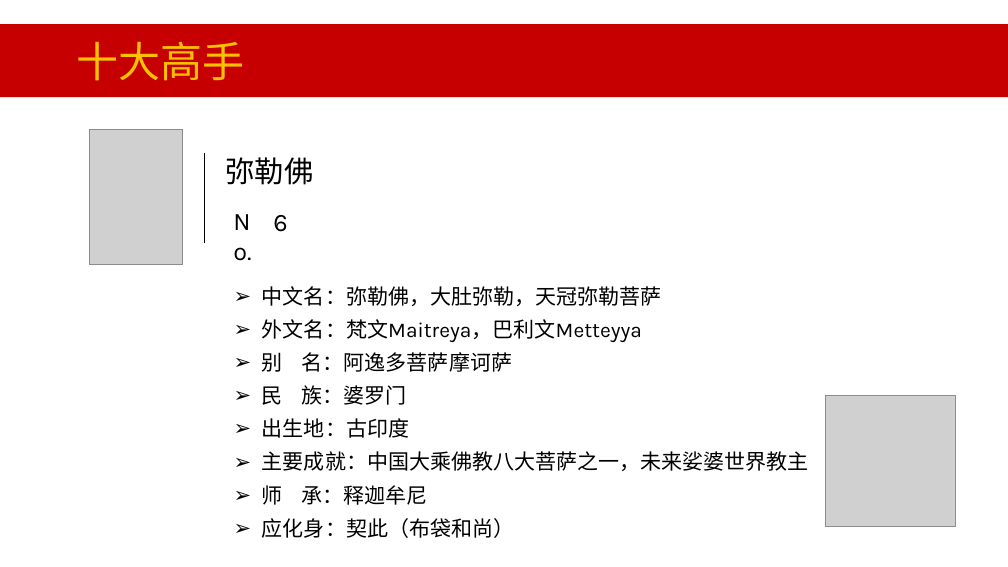
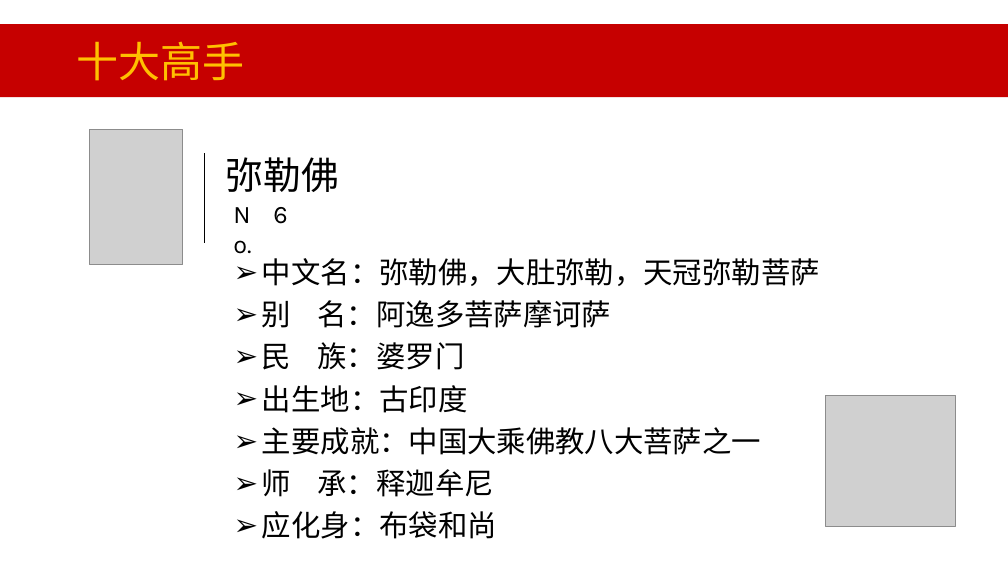
Before and after one commit to onhalfway/weijiacheng, a slide deck: slide 6 of grade7/wjch/20191130-西游记名片.pptx. Drawn at 1008x567 pixels with LibreOffice and Linux fonts; fonts in the diff are those of the drawing; grey boxes stand for pictures; background and template pictures are left out. Boxes give left, top, right and bottom in pixels: in the first picture for what was removed or moved away, otherwise in the second. Text is boxed around its words. In the diff, an @@ line names an element or a change of style, - is before the commit and + after.

```diff
--- a/grade7/wjch/20191130-西游记名片.pptx
+++ b/grade7/wjch/20191130-西游记名片.pptx
@@ text "弥勒佛" at (226, 157, 339, 192): size 28 to 36 pt @@
@@ text "No.": place and size @@
-text "No." at (226, 202, 271, 240)
+text "No." at (226, 194, 271, 232)
@@ text "6": place and size @@
-text "6" at (273, 215, 287, 232)
+text "6" at (273, 207, 287, 224)
@@ text "中文名：弥勒佛，大肚弥勒，天冠弥勒菩萨": place and size @@
-text "中文名：弥勒佛，大肚弥勒，天冠弥勒菩萨" at (262, 286, 809, 538)
+text "中文名：弥勒佛，大肚弥勒，天冠弥勒菩萨" at (262, 258, 820, 539)
@@ text at (262, 258, 820, 497): size 20 to 28 pt in "中文名：弥勒佛，大肚弥勒，天冠弥勒菩萨", "别 名：阿逸多菩萨摩诃萨", "民 族：婆罗门", "出生地：古印度" and 1 more places @@
@@ text at (262, 319, 642, 342): paragraph removed @@
-➢ 外文名：梵文Maitreya，巴利文Metteyya
@@ text at (262, 427, 761, 455): text changed; size 20 to 28 pt @@
-➢ 主要成就：中国大乘佛教八大菩萨之一，未来娑婆世界教主
+➢ 主要成就：中国大乘佛教八大菩萨之一
@@ text at (262, 511, 497, 539): text changed; size 20 to 28 pt @@
-➢ 应化身：契此（布袋和尚）
+➢ 应化身：布袋和尚
```
Also in this commit, not shown: 9 other slides changed.
